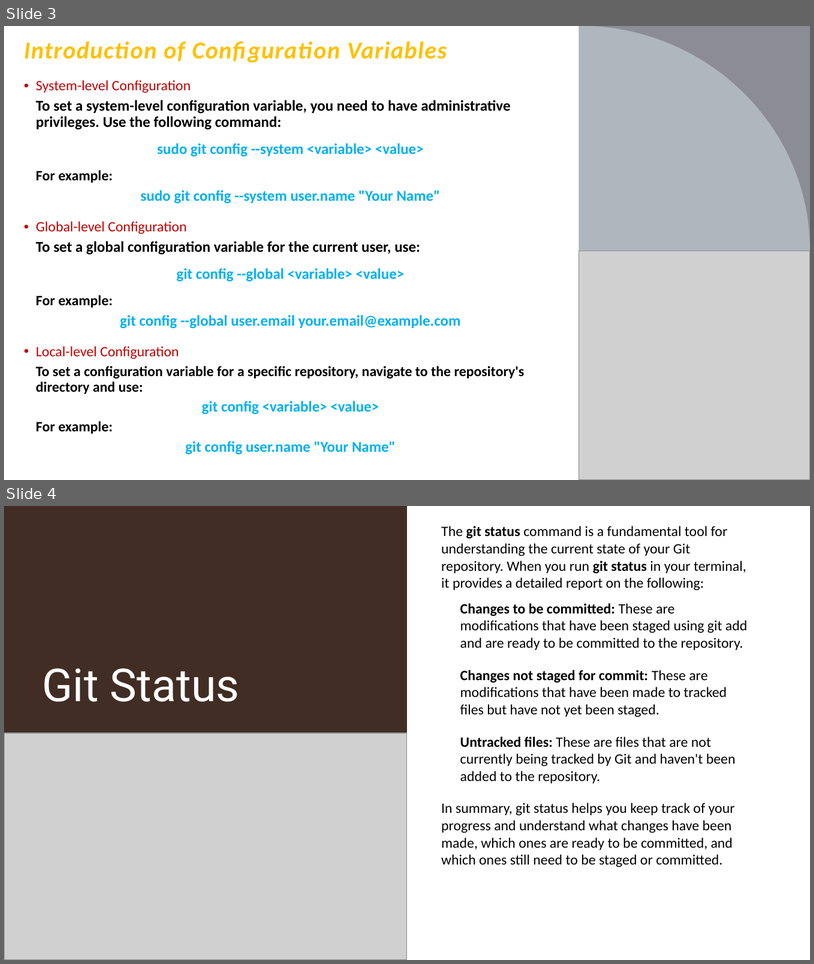
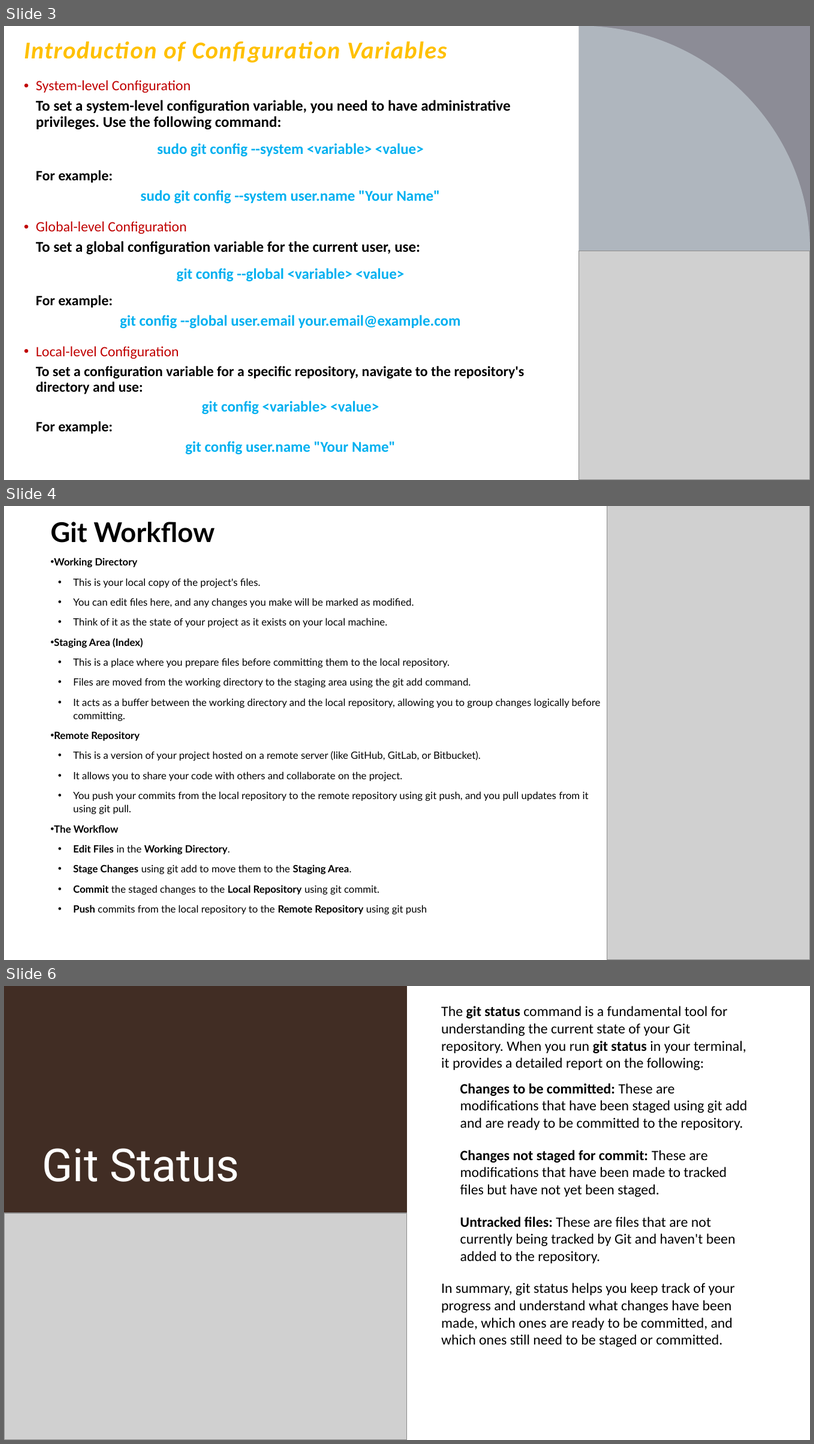
Before and after one commit to progressivepull/Resources, a slide deck: Steps_PodCast/SIT_WITH_GIT/STEPS_PODCAST_-_SIT_WIT_GIT_v1.0.pptx. Shown one above the other, each under a label of ours: slides 3 and 4 before the commit, slides 3, 4 and 6 after it; the slides between them are not shown. The pictures are 814x964 and 814x1444 pixels, drawn with LibreOffice and Linux fonts; fonts in the diff are those of the drawing; grey boxes stand for pictures. Boxes give left, top, right and bottom in pixels: in the first picture for what was removed or moved away, otherwise in the second. Text is boxed around its words. In the diff, an @@ line names an element or a change of style, - is before the commit and + after.

```diff
--- a/Steps_PodCast/SIT_WITH_GIT/STEPS_PODCAST_-_SIT_WIT_GIT_v1.0.pptx
+++ b/Steps_PodCast/SIT_WITH_GIT/STEPS_PODCAST_-_SIT_WIT_GIT_v1.0.pptx
@@ slide 4 added at (4,506,810,960), background #FFFFFF @@
@@ title added at (51,522,215,543), 32.4 pt, text #000000, bold @@
+Git Workflow
@@ picture added at (608,506,810,960) @@
@@ subtitle added at (54,558,601,914), 12 pt, text #000000 @@
+• Working Directory
+• This is your local copy of the project's files.
+• You can edit files here, and any changes you make will be marked as modified.
+• Think of it as the state of your project as it exists on your local machine.
+• Staging Area (Index)
+• This is a place where you prepare files before committing them to the local repository.
+• Files are moved from the working directory to the staging area using the git add command.
+• It acts as a buffer between the working directory and the local repository, allowing you to group changes logically before committing.
+• Remote Repository
+• This is a version of your project hosted on a remote server (like GitHub, GitLab, or Bitbucket).
+• It allows you to share your code with others and collaborate on the project.
+• You push your commits from the local repository to the remote repository using git push, and you pull updates from it using git pull.
+• The Workflow
+• Edit Files in the Working Directory.
+• Stage Changes using git add to move them to the Staging Area.
+• Commit the staged changes to the Local Repository using git commit.
+• Push commits from the local repository to the Remote Repository using git push
@@ what was slide 4 is now slide 6 @@
```
Also in this commit, not shown: 2 other slides added, 14 other files.
